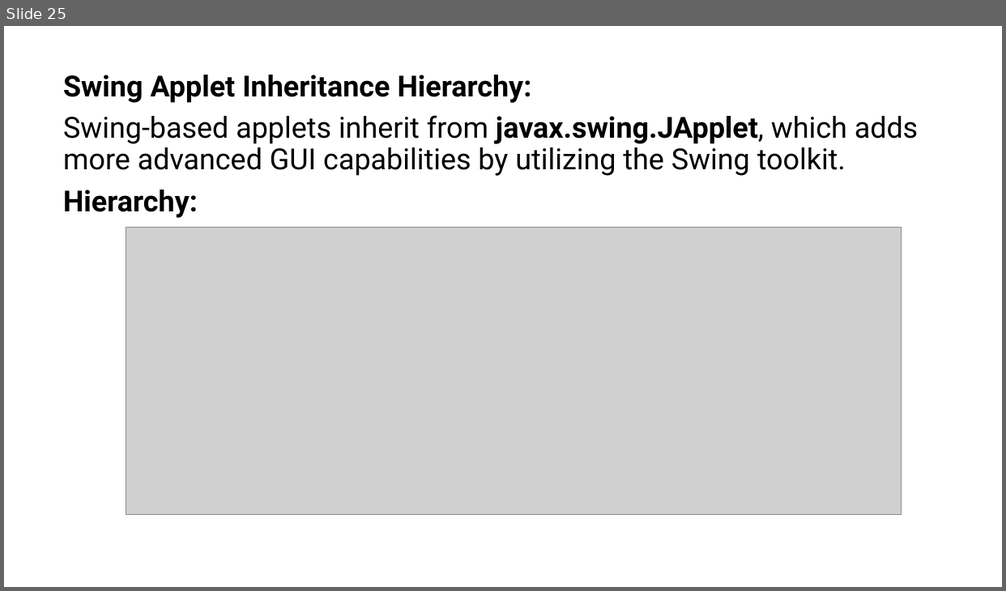
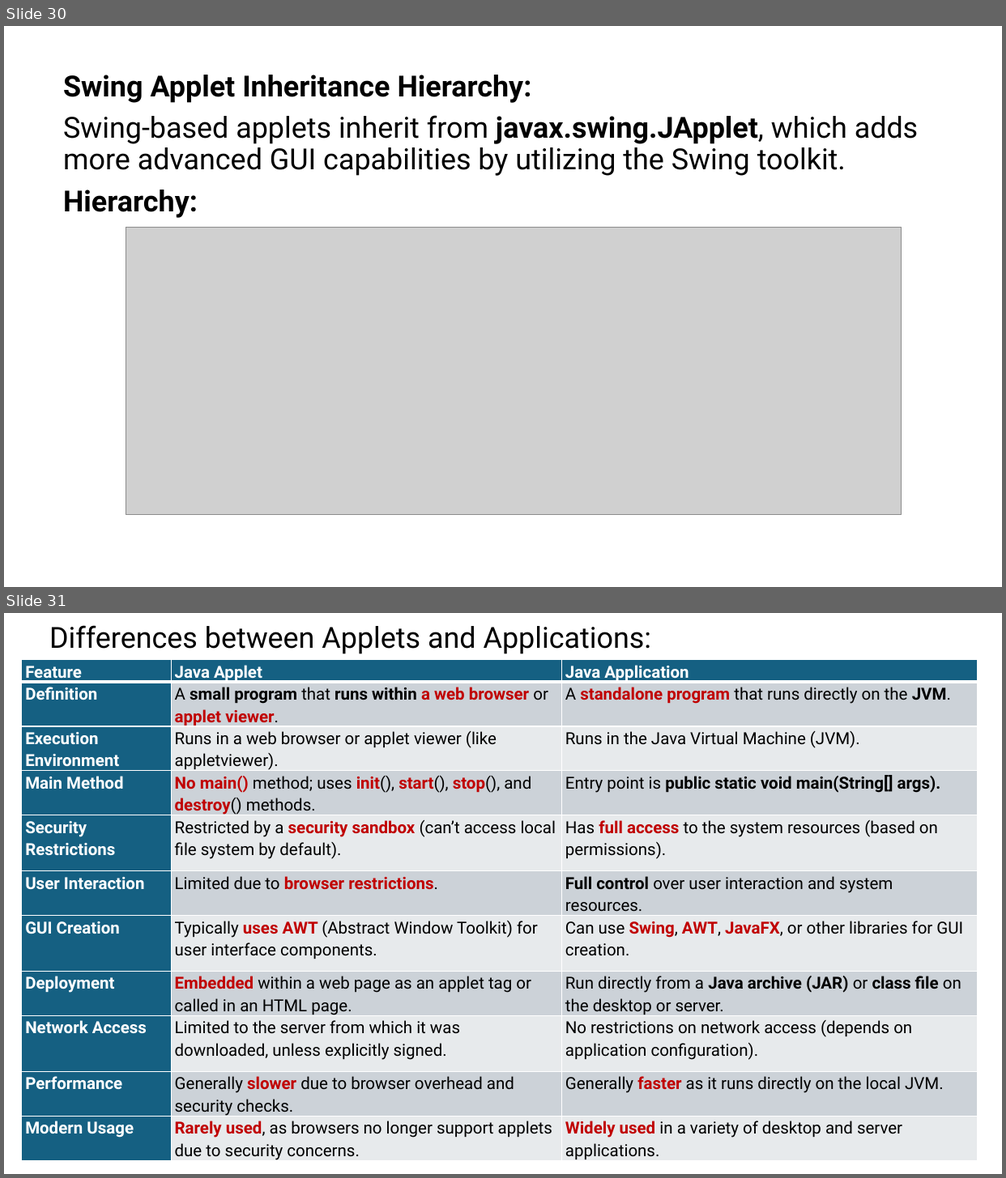
Before and after one commit to PRAMOD-VISHNU-NAIK/MCA-2nd-Sem-Shridevi-College, a slide deck: Theory Class-Notes/Complete Syllabus and Notes/Module-5 GUI and Applet.pptx. Shown one above the other, each under a label of ours: slide 25 before the commit, slides 30 and 31 after it. The pictures are 1006x591 and 1006x1178 pixels, drawn with LibreOffice and Linux fonts; fonts in the diff are those of the drawing; grey boxes stand for pictures. Boxes give left, top, right and bottom in pixels: in the first picture for what was removed or moved away, otherwise in the second. Text is boxed around its words. In the diff, an @@ line names an element or a change of style, - is before the commit and + after.

```diff
--- a/Theory Class-Notes/Complete Syllabus and Notes/Module-5 GUI and Applet.pptx
+++ b/Theory Class-Notes/Complete Syllabus and Notes/Module-5 GUI and Applet.pptx
@@ slide 31 added at box(4, 613, 1002, 1174), background #FFFFFF @@
@@ text added at box(49, 625, 651, 654), 28 pt, text #000000 @@
+Differences between Applets and Applications:
@@ table added at box(22, 659, 978, 1164), 11 rows, 3 columns @@
+Feature | Java Applet | Java Application
+Definition | A small program that runs within a web browser or applet viewer. | A standalone program that runs directly on the JVM.
+Execution Environment | Runs in a web browser or applet viewer (like appletviewer). | Runs in the Java Virtual Machine (JVM).
+Main Method | No main() method; uses init(), start(), stop(), and destroy() methods. | Entry point is public static void main(String[] args).
+Security Restrictions | Restricted by a security sandbox (can’t access local file system by default). | Has full access to the system resources (based on permissions).
+User Interaction | Limited due to browser restrictions. | Full control over user interaction and system resources.
+GUI Creation | Typically uses AWT (Abstract Window Toolkit) for user interface components. | Can use Swing, AWT, JavaFX, or other libraries for GUI creation.
+Deployment | Embedded within a web page as an applet tag or called in an HTML page. | Run directly from a Java archive (JAR) or class file on the desktop or server.
+Network Access | Limited to the server from which it was downloaded, unless explicitly signed. | No restrictions on network access (depends on application configuration).
+Performance | Generally slower due to browser overhead and security checks. | Generally faster as it runs directly on the local JVM.
+Modern Usage | Rarely used, as browsers no longer support applets due to security concerns. | Widely used in a variety of desktop and server applications.
@@ what was slide 25 is now slide 30 @@
```
Also in this commit, not shown: 11 slides changed, 15 other slides added, 5 slides removed, 6 other files.
